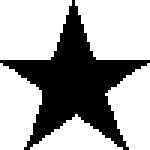
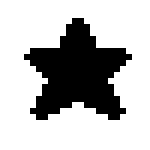
Layer changes from the first 150 x 150 image to the second:
removed layer "Layer 1" over [0, 0, 150, 150]
added layer "Layer 4" above "Layer 3" over [24, 18, 132, 120]
